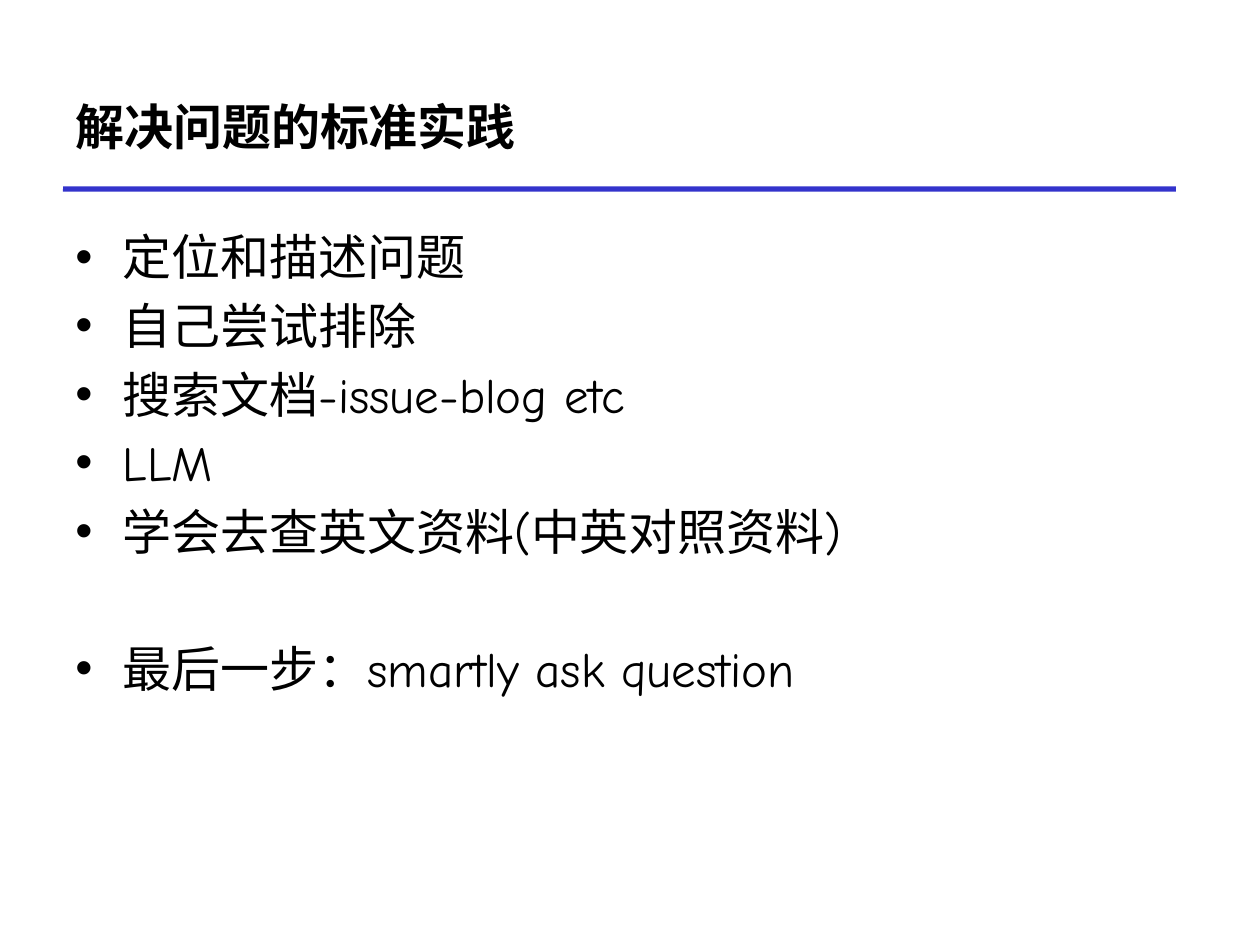
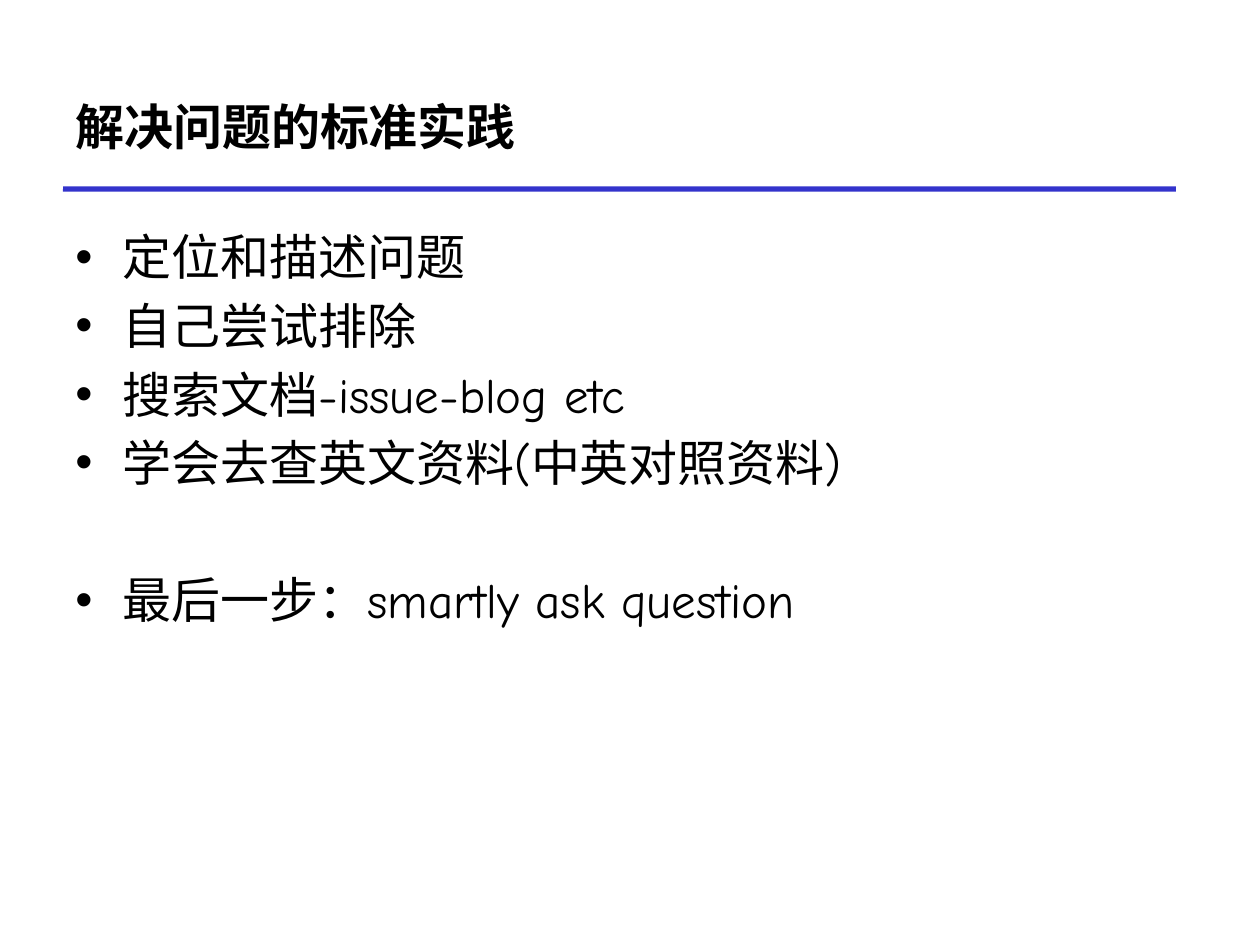
Before and after one commit to RUCICS/ICS1-2024-Preparation, a slide deck: slide 5 of proposal-prelab.pptx. Drawn at 1260x945 pixels with LibreOffice and Linux fonts; fonts in the diff are those of the drawing. Boxes give left, top, right and bottom in pixels: in the first picture for what was removed or moved away, otherwise in the second. Text is boxed around its words. In the diff, an @@ line names an element or a change of style, - is before the commit and + after.

```diff
--- a/proposal-prelab.pptx
+++ b/proposal-prelab.pptx
@@ text at (123,448,213,482): paragraph removed @@
-• LLM
```
Also in this commit, not shown: 2 other slides changed, 1 slide added.
